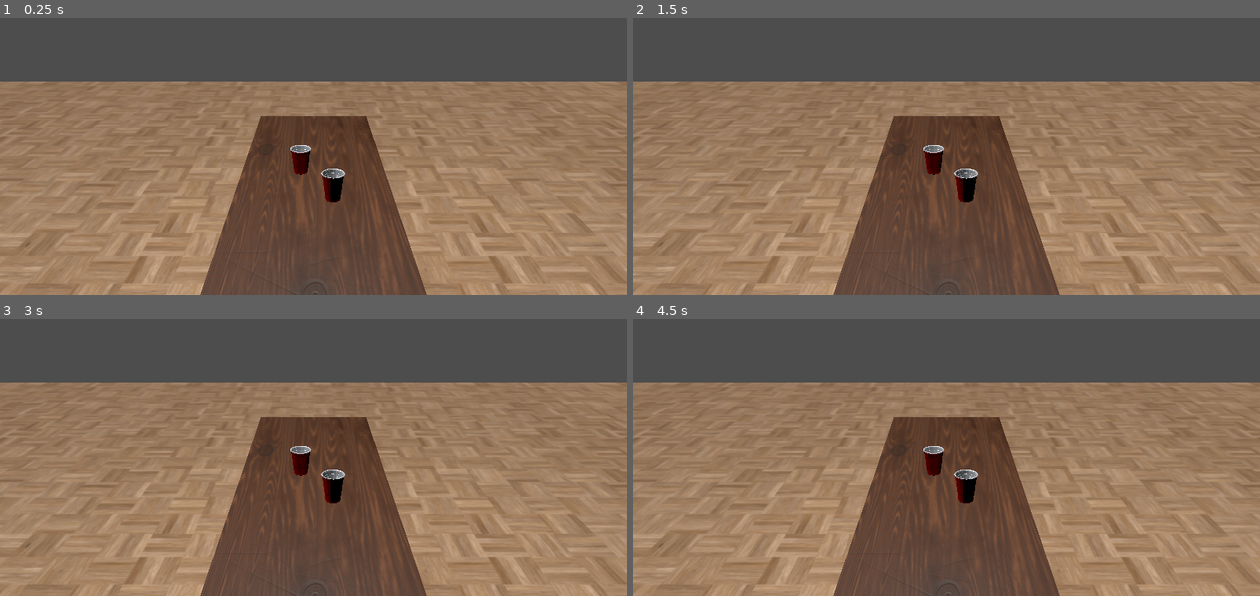
Above: before the commit, frames 1-4 (two rows, left to right).
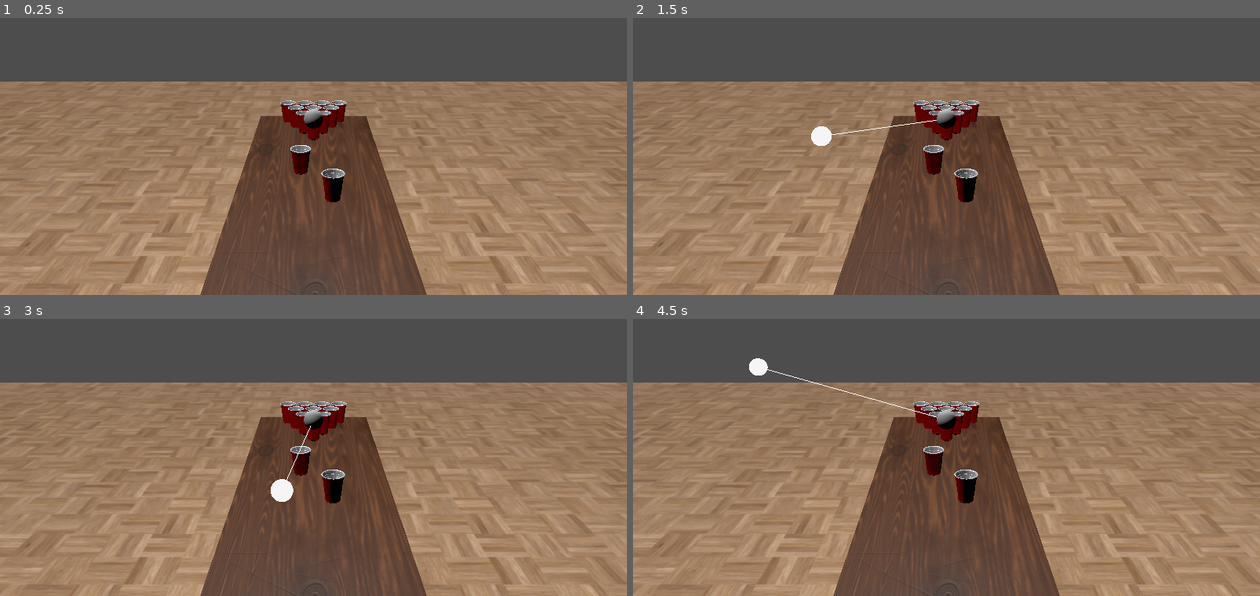
Above: after the commit, the same moments.

Repository: michasng/beerpong
Game: Godot game, scene res://main.tscn
Two runs of this game, one before a commit and one after it. Both use one fixed random seed, a clock stepped at 60 frames per second and the inputs below.
Inputs (mouse positions are in pixels of both pictures, inside the frame that each line leads up to):
- Up to frame 1 (0.25 s): no input
- Up to frame 2 (1.5 s): tap Enter at 0.5 s; move the mouse to (1084, 101) at 0.52 s; click (1084, 101) at 0.67 s; tap Space at 1.25 s; move the mouse to (821, 137) at 1.27 s; click (821, 137) at 1.42 s
- Up to frame 3 (3 s): tap Enter at 2 s; move the mouse to (376, 341) at 2.02 s; click (376, 341) at 2.17 s; move the mouse to (282, 490) at 2.77 s; click (282, 490) at 2.92 s
- Up to frame 4 (4.5 s): move the mouse to (1134, 471) at 3.52 s; click (1134, 471) at 3.67 s; tap Space at 4.25 s; move the mouse to (758, 366) at 4.27 s; click (758, 366) at 4.42 s

The runs differ from the first frame. In frame 1, 1.0% of the frame differs, in the area x 44-56%, y 29-45%; in frame 2, 1.3%; in frame 3, 1.3%, in the area x 43-56%, y 29-67%; in frame 4, 1.3%.
Error before the commit: Parse Error: Identifier "return_value_discarded" not declared in the current scope. (res://cup/cup.gd:24)

Commit message:
Update to Godot 4.3

Diff:
--- a/cup/cup.gd
+++ b/cup/cup.gd
@@ -10,7 +10,7 @@
 @export var spill_angle: float = 80
 var spilled: bool = false
 
-func _physics_process(delta):
+func _physics_process(_delta):
 	if linear_velocity != Vector3.ZERO:
 		print(linear_velocity)
 
@@ -21,15 +21,13 @@
 
 	if not spilled and (rad_to_deg(abs(rotation.x)) > spill_angle or rad_to_deg(abs(rotation.z)) > spill_angle):
 		spilled = true
-		@warning_ignore(return_value_discarded)
-		emit_signal('spill', self)
+		spill.emit(self)
 		particles.emitting = true
 
 
 func _on_area_3d_body_entered(other: RigidBody3D):
 	if other is Ball: # and other.linear_velocity.y > 0:
-		@warning_ignore(return_value_discarded)
-		emit_signal('score', self, other)
+		score.emit(self, other)
 
 
 func _on_body_entered(body):
--- a/cup/cup.tscn
+++ b/cup/cup.tscn
@@ -24,10 +24,10 @@
 [node name="RigidBody3D" type="RigidBody3D"]
 mass = 0.1
 physics_material_override = SubResource("PhysicsMaterial_jsbn7")
-max_contacts_reported = 22
-contact_monitor = true
 sleeping = true
 freeze = true
+contact_monitor = true
+max_contacts_reported = 22
 script = ExtResource("1_n6y4f")
 
 [node name="MeshInstance3D" type="MeshInstance3D" parent="."]
--- a/main.gd
+++ b/main.gd
@@ -25,9 +25,7 @@
 
 	for cup in formation.get_children():
 		print(cup)
-		@warning_ignore(return_value_discarded)
 		cup.connect('score', _on_score)
-		@warning_ignore(return_value_discarded)
 		cup.connect('spill', _on_spill)
 
 
--- a/project.godot
+++ b/project.godot
@@ -8,31 +8,9 @@
 
 config_version=5
 
-_global_script_classes=[{
-"base": "RigidBody3D",
-"class": &"Ball",
-"language": &"GDScript",
-"path": "res://ball/ball.gd"
-}, {
-"base": "RigidBody3D",
-"class": &"Cup",
-"language": &"GDScript",
-"path": "res://cup/cup.gd"
-}, {
-"base": "Node3D",
-"class": &"Slingshot",
-"language": &"GDScript",
-"path": "res://slingshot/slingshot.gd"
-}]
-_global_script_class_icons={
-"Ball": "",
-"Cup": "",
-"Slingshot": ""
-}
-
 [application]
 
 config/name="Beerpong"
 run/main_scene="res://main.tscn"
-config/features=PackedStringArray("4.0", "Forward Plus")
+config/features=PackedStringArray("4.3", "Forward Plus")
 config/icon="res://icon.svg"
--- a/slingshot/slingshot.gd
+++ b/slingshot/slingshot.gd
@@ -9,8 +9,6 @@
 
 @export var strength: float = 100
 @export var shot_angle: float = 0
-
-signal score(cup: Node2D)
 
 const camera_distance = 1
 
@@ -24,7 +22,6 @@
 	# call_deferred("setup_corners")
 
 
-@warning_ignore(return_value_discarded)
 func setup_corners():
 	var screen_size = get_viewport().get_visible_rect().size
 	point(_screen_to_world(Vector2.ZERO), 0.02)
@@ -101,7 +98,7 @@
 	var material := ORMMaterial3D.new()
 
 	mesh_instance.mesh = immediate_mesh
-	mesh_instance.cast_shadow = false
+	mesh_instance.cast_shadow = GeometryInstance3D.SHADOW_CASTING_SETTING_OFF
 
 	immediate_mesh.surface_begin(Mesh.PRIMITIVE_LINES, material)
 	immediate_mesh.surface_add_vertex(pos1)
@@ -122,7 +119,7 @@
 	var material := ORMMaterial3D.new()
 
 	mesh_instance.mesh = sphere_mesh
-	mesh_instance.cast_shadow = false
+	mesh_instance.cast_shadow = GeometryInstance3D.SHADOW_CASTING_SETTING_OFF
 	mesh_instance.position = pos
 
 	sphere_mesh.radius = radius
Not shown, changed: cup/cup.obj.import
Not shown: 1 places in cup/formation.tscn that only renumber resources
Not shown, changed: icon.svg.import
Not shown, changed: materials/Plastic010_1K-JPG/Plastic010_1K_Color.jpg.import
Not shown, changed: materials/Plastic010_1K-JPG/Plastic010_1K_Displacement.jpg.import
Not shown, changed: materials/Plastic010_1K-JPG/Plastic010_1K_NormalDX.jpg.import
Not shown, changed: materials/Plastic010_1K-JPG/Plastic010_1K_Roughness.jpg.import
Not shown, changed: materials/Plastic010_1K-JPG/Plastic010_PREVIEW.jpg.import
Not shown, changed: materials/SurfaceImperfections001_1K-JPG/SurfaceImperfections001_1K_NormalDX.jpg.import
Not shown, changed: materials/SurfaceImperfections001_1K-JPG/SurfaceImperfections001_1K_var1.jpg.import
Not shown, changed: materials/SurfaceImperfections001_1K-JPG/SurfaceImperfections001_1K_var2.jpg.import
Not shown, changed: materials/SurfaceImperfections001_1K-JPG/SurfaceImperfections001_PREVIEW.jpg.import
(and 14 more such lines)
